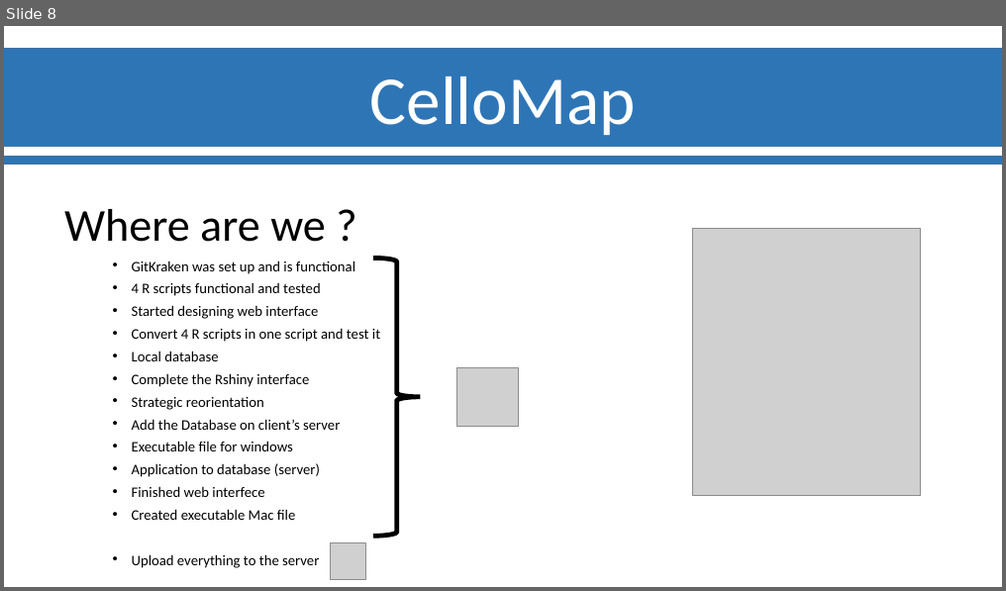
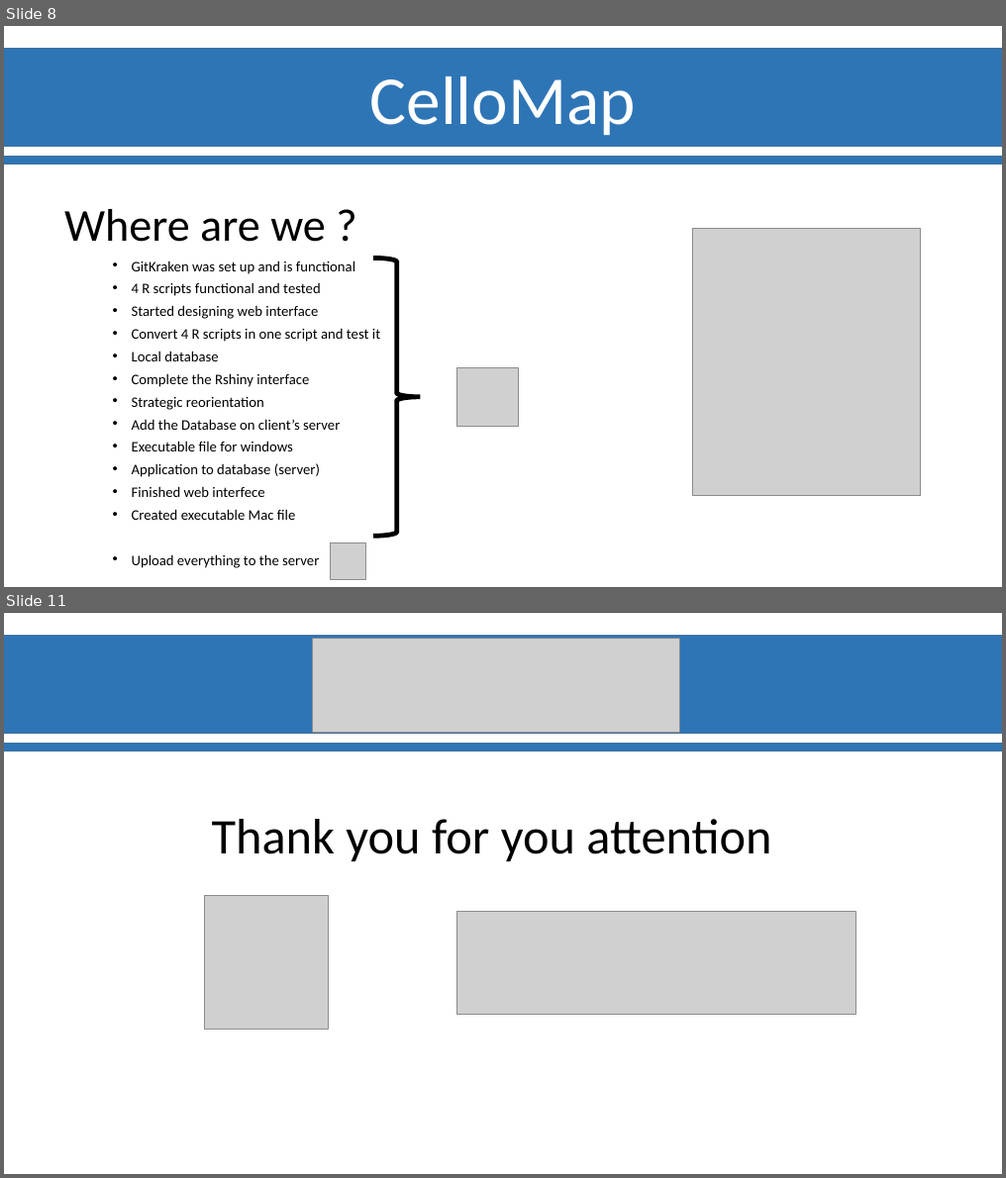
Before and after one commit to Ylefol/projet-INSERM_V5, a slide deck: Slides/Diapos_Suivit_projet.pptx. Shown one above the other, each under a label of ours: slide 8 before the commit, slides 8 and 11 after it; the slides between them are not shown. The pictures are 1006x591 and 1006x1178 pixels, drawn with LibreOffice and Linux fonts; fonts in the diff are those of the drawing; grey boxes stand for pictures; background and template pictures are left out. Boxes give left, top, right and bottom in pixels: in the first picture for what was removed or moved away, otherwise in the second. Text is boxed around its words. In the diff, an @@ line names an element or a change of style, - is before the commit and + after.

```diff
--- a/Slides/Diapos_Suivit_projet.pptx
+++ b/Slides/Diapos_Suivit_projet.pptx
@@ slide 11 added at bbox=[4, 613, 1002, 1174], background #FFFFFF; not listed: 2 template elements that a slide beside it also shows @@
@@ rectangle added at bbox=[46, 638, 224, 730], fill #2E75B6 @@
@@ picture added at bbox=[313, 638, 679, 732] @@
@@ rectangle added at bbox=[761, 638, 994, 730], fill #2E75B6 @@
@@ text added at bbox=[212, 819, 771, 861], 48 pt, text #000000 @@
+Thank you for you attention
@@ picture added at bbox=[204, 896, 328, 1029] @@
@@ picture added at bbox=[456, 911, 856, 1014] @@
```
Also in this commit, not shown: 2 slides changed, 1 other slide added, 2 slides removed.
